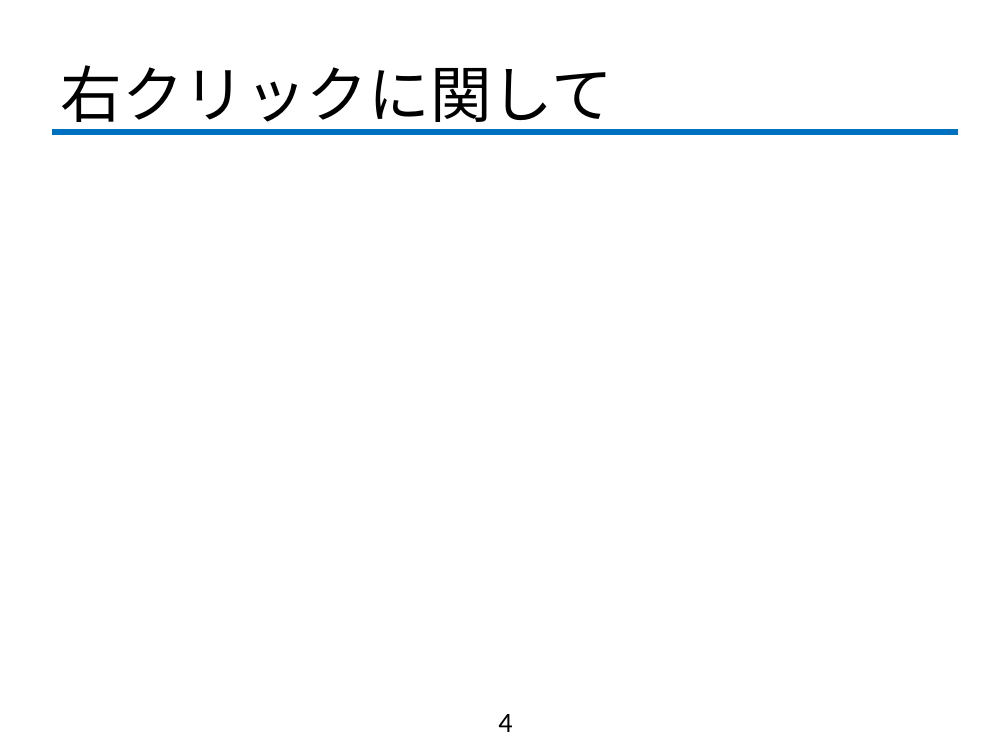
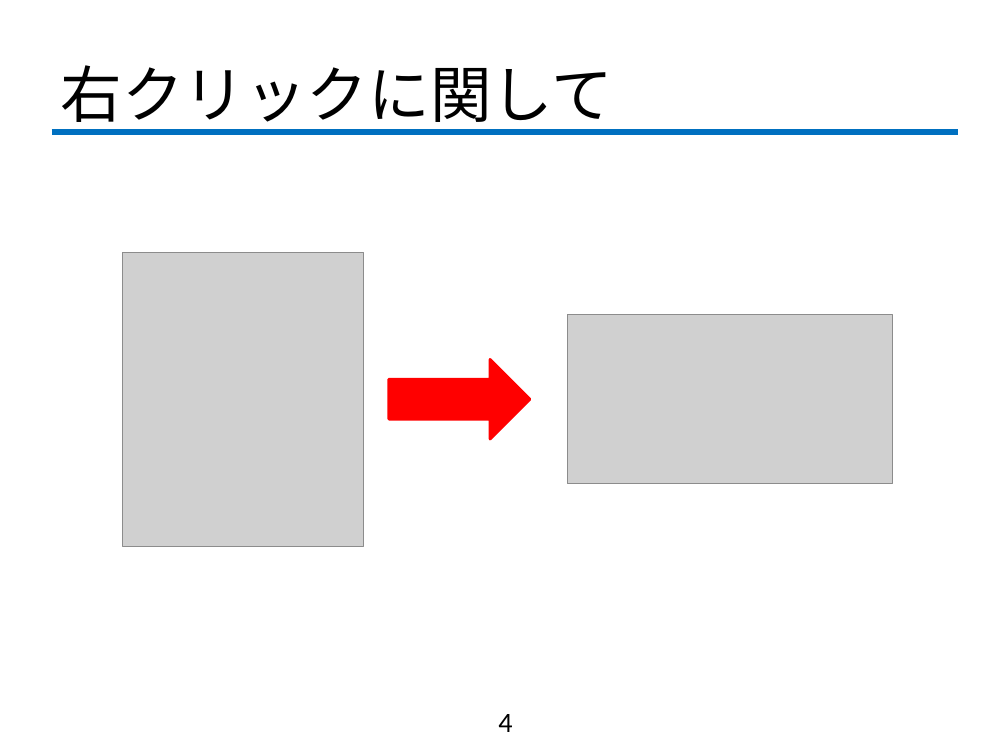
Before and after one commit to fujiLabo/fuji_simu, a slide deck: slide 4 of 1021進捗.pptx. Drawn at 1008x756 pixels with LibreOffice and Linux fonts; fonts in the diff are those of the drawing; grey boxes stand for pictures; background and template pictures are left out. Boxes give left, top, right and bottom in pixels: in the first picture for what was removed or moved away, otherwise in the second. Text is boxed around its words. In the diff, an @@ line names an element or a change of style, - is before the commit and + after.

```diff
--- a/1021進捗.pptx
+++ b/1021進捗.pptx
@@ picture added at bbox=[123, 252, 364, 546] @@
@@ picture added at bbox=[568, 314, 892, 484] @@
@@ down arrow added at bbox=[389, 359, 530, 439], fill #FF0000, outline #FF0000 2 pt @@
```
Also in this commit, not shown: 3 other slides changed, 1 slide added.
